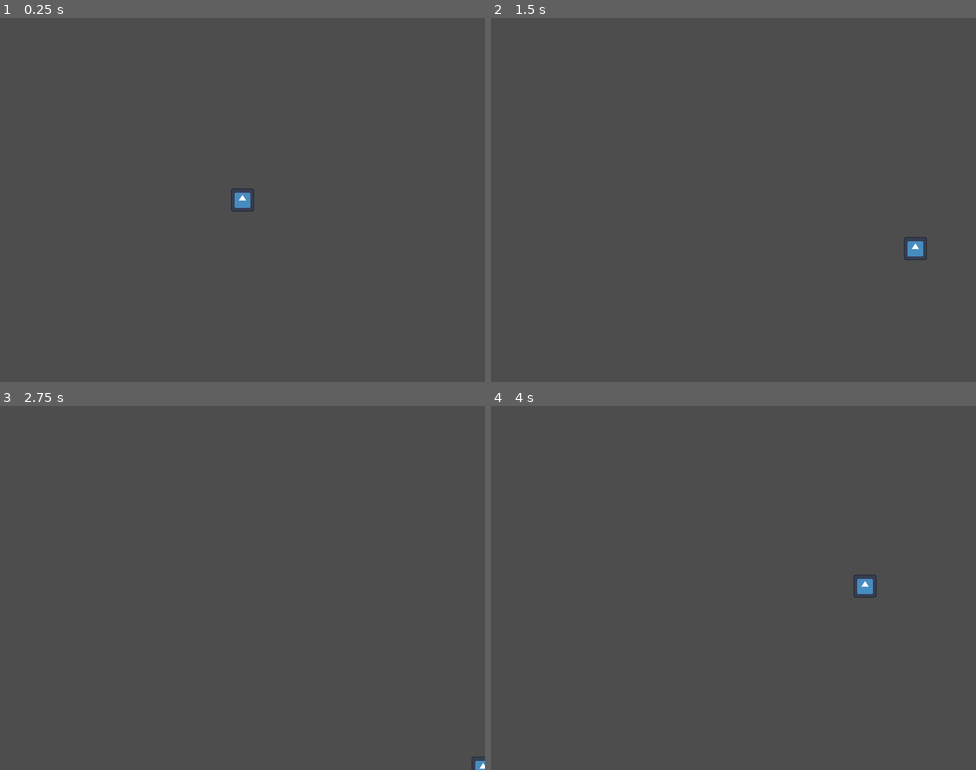
Above: before the commit, frames 1-4 (two rows, left to right).
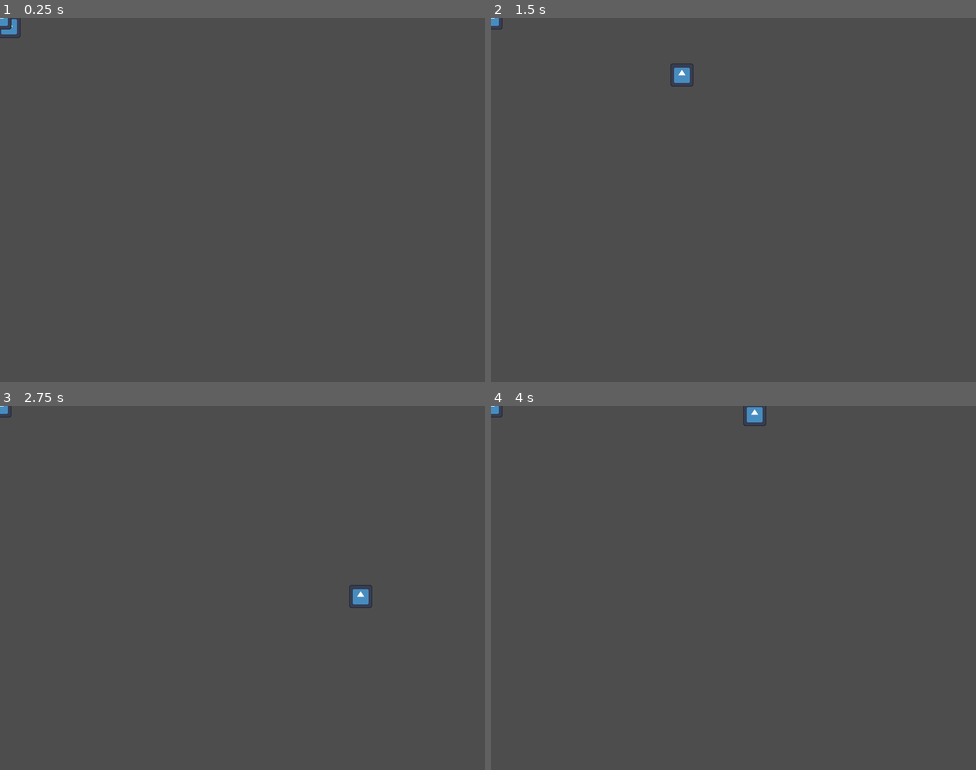
Above: after the commit, the same moments.

Repository: Atron1792/LimboLTD_CalgaryHacks2024
Game: Godot game, scene res://scenes/main_scene.tscn
The game is run twice, just before and just after one commit, with the same random seed, the same clock (stepped at 60 frames per second) and the same inputs. The engine's default icon, where the game draws it, is replaced by a stand-in: a white triangle on a blue panel in a dark square.
Inputs:
- Up to frame 1 (0.25 s): no input
- Up to frame 2 (1.5 s): tap Enter at 0.5 s; hold Right (ui_right) 0.53-1.28 s; hold Down (ui_down) from 1.28 s (still down)
- Up to frame 3 (2.75 s): release Down (ui_down) at 2.03 s; hold Right (ui_right) from 2.03 s (still down)
- Up to frame 4 (4 s): release Right (ui_right) at 2.78 s; hold Up (ui_up) 2.78-3.53 s; hold Left (ui_left) from 3.53 s (still down)

The runs differ from the first frame. In frame 1, 0.3% of the frame differs, in the area x 0-53%, y 0-54%; in frame 2, 0.4%, in the area x 0-90%, y 0-67%; in frame 3, 0.3%; in frame 4, 0.4%.

Commit message:
start of mob

Diff:
--- a/scenes/main_scene.tscn
+++ b/scenes/main_scene.tscn
@@ -1,24 +1,13 @@
-[gd_scene load_steps=5 format=3 uid="uid://byjoecq7frp25"]
+[gd_scene load_steps=4 format=3 uid="uid://byjoecq7frp25"]
 
-[ext_resource type="Script" path="res://scripts/Player.gd" id="1_gv03e"]
-[ext_resource type="Texture2D" uid="uid://dfa4ekr4xekei" path="res://icon.svg" id="2_we1ey"]
-
-[sub_resource type="CircleShape2D" id="CircleShape2D_4lov7"]
+[ext_resource type="PackedScene" uid="uid://c28lm2n7tcd4m" path="res://scenes/player.tscn" id="1_juyfk"]
+[ext_resource type="PackedScene" uid="uid://cfls6gutsdhi0" path="res://scenes/mob.tscn" id="2_7mkrh"]
 
 [sub_resource type="WorldBoundaryShape2D" id="WorldBoundaryShape2D_xsbwm"]
 
 [node name="MainScene" type="Node2D"]
 
-[node name="Player" type="CharacterBody2D" parent="."]
-position = Vector2(400, 300)
-scale = Vector2(0.3, 0.3)
-script = ExtResource("1_gv03e")
-
-[node name="CollisionShape2D" type="CollisionShape2D" parent="Player"]
-shape = SubResource("CircleShape2D_4lov7")
-
-[node name="Sprite2D" type="Sprite2D" parent="Player"]
-texture = ExtResource("2_we1ey")
+[node name="Player" parent="." instance=ExtResource("1_juyfk")]
 
 [node name="BoundaryBottom" type="StaticBody2D" parent="."]
 position = Vector2(400, 600)
@@ -47,4 +36,4 @@
 [node name="CollisionShape2D" type="CollisionShape2D" parent="BoundaryTop"]
 shape = SubResource("WorldBoundaryShape2D_xsbwm")
 
-[node name="EnemySpawner" type="Node2D" parent="."]
+[node name="Mob" parent="." instance=ExtResource("2_7mkrh")]
--- /dev/null
+++ b/scenes/mob.tscn
@@ -0,0 +1,31 @@
+[gd_scene load_steps=5 format=3 uid="uid://cfls6gutsdhi0"]
+
+[ext_resource type="Script" path="res://scripts/mob.gd" id="1_ctbqp"]
+[ext_resource type="Texture2D" uid="uid://dfa4ekr4xekei" path="res://icon.svg" id="2_fcb46"]
+
+[sub_resource type="SpriteFrames" id="SpriteFrames_7qmmj"]
+
+[sub_resource type="CapsuleShape2D" id="CapsuleShape2D_4mfb8"]
+radius = 60.0
+height = 120.0
+
+[node name="Mob" type="RigidBody2D"]
+collision_mask = 0
+gravity_scale = 0.0
+script = ExtResource("1_ctbqp")
+
+[node name="AnimatedSprite2D" type="AnimatedSprite2D" parent="."]
+scale = Vector2(0.3, 0.3)
+sprite_frames = SubResource("SpriteFrames_7qmmj")
+
+[node name="CollisionShape2D" type="CollisionShape2D" parent="."]
+scale = Vector2(0.3, 0.3)
+shape = SubResource("CapsuleShape2D_4mfb8")
+
+[node name="Icon" type="Sprite2D" parent="."]
+scale = Vector2(0.3, 0.3)
+texture = ExtResource("2_fcb46")
+
+[node name="VisibleOnScreenEnabler2D" type="VisibleOnScreenEnabler2D" parent="."]
+position = Vector2(2.38419e-06, 2.38419e-06)
+scale = Vector2(1.8, 1.8)
--- /dev/null
+++ b/scenes/player.tscn
@@ -0,0 +1,22 @@
+[gd_scene load_steps=5 format=3 uid="uid://c28lm2n7tcd4m"]
+
+[ext_resource type="Script" path="res://scripts/Player.gd" id="1_qtqud"]
+[ext_resource type="Texture2D" uid="uid://dfa4ekr4xekei" path="res://icon.svg" id="2_01wsj"]
+
+[sub_resource type="CircleShape2D" id="CircleShape2D_4lov7"]
+
+[sub_resource type="SpriteFrames" id="SpriteFrames_klr13"]
+
+[node name="Player" type="CharacterBody2D"]
+scale = Vector2(0.3, 0.3)
+script = ExtResource("1_qtqud")
+
+[node name="CollisionShape2D" type="CollisionShape2D" parent="."]
+shape = SubResource("CircleShape2D_4lov7")
+
+[node name="AnimatedSprite2D" type="AnimatedSprite2D" parent="."]
+sprite_frames = SubResource("SpriteFrames_klr13")
+
+[node name="Icon" type="Sprite2D" parent="."]
+position = Vector2(0, -3.33337)
+texture = ExtResource("2_01wsj")
--- a/scripts/Player.gd
+++ b/scripts/Player.gd
@@ -3,7 +3,7 @@
 @export var speed = 400
 
 func get_input():
-	var input_direction = Input.get_vector("ui_left", "ui_right", "ui_up", "ui_down")
+	var input_direction = Input.get_vector("ui_left", "ui_right", "ui_up", "ui_down").normalized()
 	velocity = input_direction * speed
 
 func _physics_process(_delta):
--- /dev/null
+++ b/scripts/mob.gd
@@ -0,0 +1,14 @@
+extends RigidBody2D
+
+# Called when the node enters the scene tree for the first time.
+func _ready():
+	var mob_types = $AnimatedSprite2D.sprite_frames.get_animation_names()
+	$AnimatedSprite2D.play(mob_types[randi() % mob_types.size()])
+
+
+# Called every frame. 'delta' is the elapsed time since the previous frame.
+func _process(delta):
+	pass
+
+func _on_visible_on_screen_notifier_2d_screen_exited():
+	queue_free()
